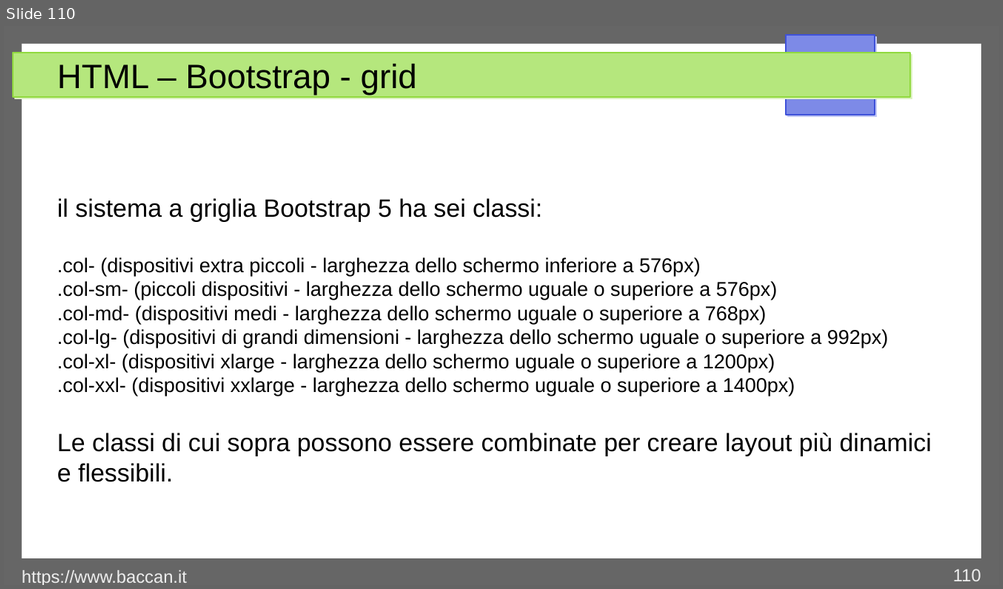
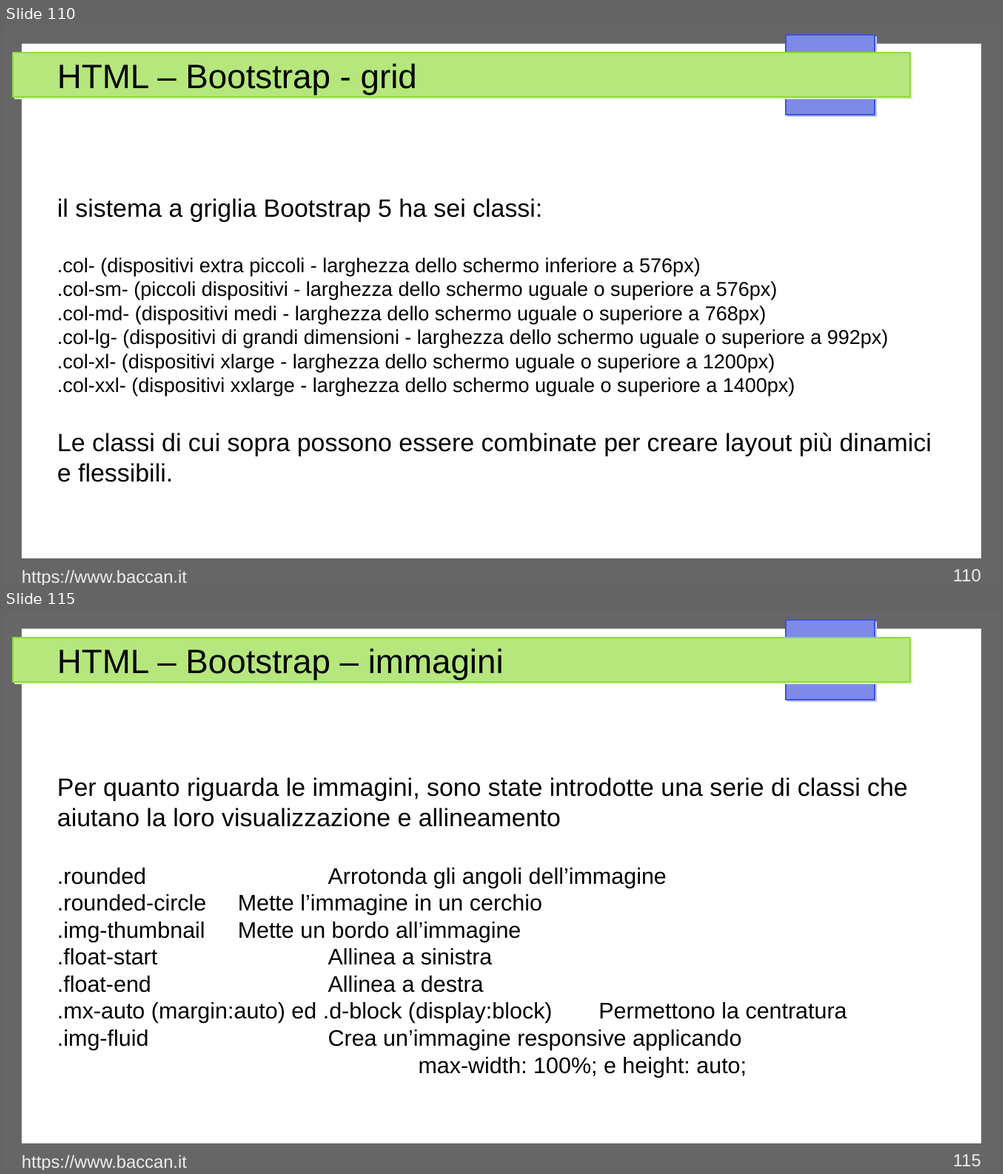
Before and after one commit to matteobaccan/CorsoHTML, a slide deck: Chapter_html.odp. Shown one above the other, each under a label of ours: slide 110 before the commit, slides 110 and 115 after it; the slides between them are not shown. The pictures are 1003x589 and 1003x1174 pixels, drawn with LibreOffice and Linux fonts; fonts in the diff are those of the drawing. Boxes give left, top, right and bottom in pixels: in the first picture for what was removed or moved away, otherwise in the second. Text is boxed around its words. In the diff, an @@ line names an element or a change of style, - is before the commit and + after.

Commit message:
Bootstrap

```diff
--- a/Chapter_html.odp
+++ b/Chapter_html.odp
@@ slide 115 added at bbox=[4, 611, 999, 1170], background #FFFFFF; not listed: 4 template elements that a slide beside it also shows @@
@@ title added at bbox=[57, 649, 504, 680], 27 pt, text #000000 @@
+HTML – Bootstrap – immagini
@@ text added at bbox=[57, 777, 908, 1077], 18 pt, text #000000 @@
+Per quanto riguarda le immagini, sono state introdotte una serie di classi che aiutano la loro visualizzazione e allineamento
+.rounded Arrotonda gli angoli dell’immagine
+.rounded-circle Mette l’immagine in un cerchio
+.img-thumbnail Mette un bordo all’immagine
+.float-start Allinea a sinistra
+.float-end Allinea a destra
+.mx-auto (margin:auto) ed .d-block (display:block) Permettono la centratura
+.img-fluid Crea un’immagine responsive applicando
+max-width: 100%; e height: auto;
@@ text added at bbox=[22, 1156, 187, 1170], 14 pt, text #EEEEEE @@
+https://www.baccan.it
@@ page number added at bbox=[953, 1154, 981, 1167], 14 pt, text #EEEEEE @@
+115
```
Also in this commit, not shown: 2 slides changed, 7 other slides added, 8 other files.
